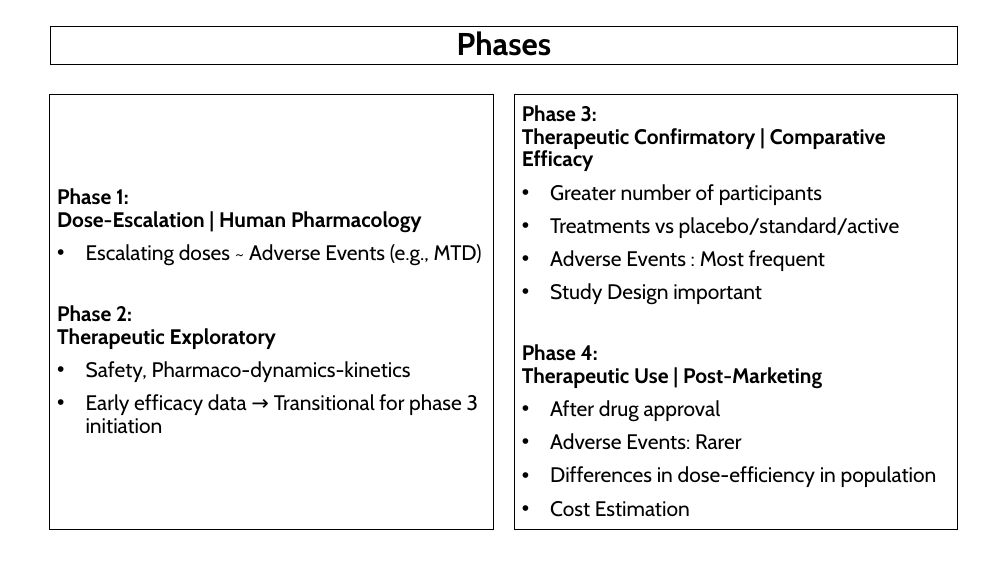
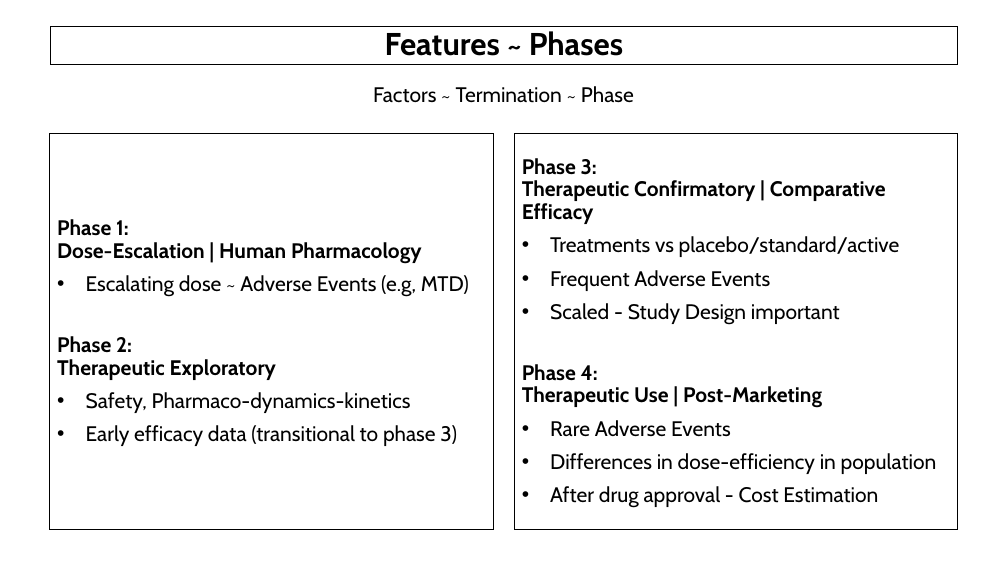
Before and after one commit to AndreouEugenia/Thesis, a slide deck: slide 18 of Thesis_Presentation.pptx (slide 5 before the commit). Drawn at 1008x567 pixels with LibreOffice and Linux fonts; fonts in the diff are those of the drawing; background and template pictures are left out. Boxes give left, top, right and bottom in pixels: in the first picture for what was removed or moved away, otherwise in the second. Text is boxed around its words. In the diff, an @@ line names an element or a change of style, - is before the commit and + after.

```diff
--- a/Thesis_Presentation.pptx
+++ b/Thesis_Presentation.pptx
@@ title at [385,31,623,56]: text changed @@
-Phases
+Features ~ Phases
@@ text added at [373,86,634,103], 20 pt, text #000000 @@
+Factors ~ Termination ~ Phase
@@ subtitle "Phase 1: Dose-Escalation | Human ...": place and size @@
-subtitle "Phase 1: Dose-Escalation | Human ..." at [50,95,495,529]
+subtitle "Phase 1: Dose-Escalation | Human ..." at [50,134,495,529]
@@ rectangle "Phase 3: Therapeutic Confirmatory | ...": place and size @@
-rectangle "Phase 3: Therapeutic Confirmatory | ..." at [514,95,957,529]
+rectangle "Phase 3: Therapeutic Confirmatory | ..." at [514,134,957,529]
@@ text in rectangle at [550,184,822,205]: paragraph removed @@
-• Greater number of participants
@@ subtitle at [86,275,469,297]: text changed @@
-• Escalating doses ~ Adverse Events (e.g., MTD)
+• Escalating dose ~ Adverse Events (e.g, MTD)
@@ text in rectangle at [550,270,840,325]: text changed @@
-• Adverse Events : Most frequent
-• Study Design important
+• Frequent Adverse Events
+• Scaled - Study Design important
@@ subtitle at [86,425,457,446]: text changed @@
-• Early efficacy data → Transitional for phase 3 initiation
+• Early efficacy data (transitional to phase 3)
@@ text in rectangle at [550,420,731,437]: text changed @@
-• After drug approval
-• Adverse Events: Rarer
+• Rare Adverse Events
@@ text in rectangle at [550,486,878,508]: text changed @@
-• Cost Estimation
+• After drug approval - Cost Estimation
```
Also in this commit, not shown: 16 other slides changed, 4 slides added, 3 slides removed, 11 other files.
